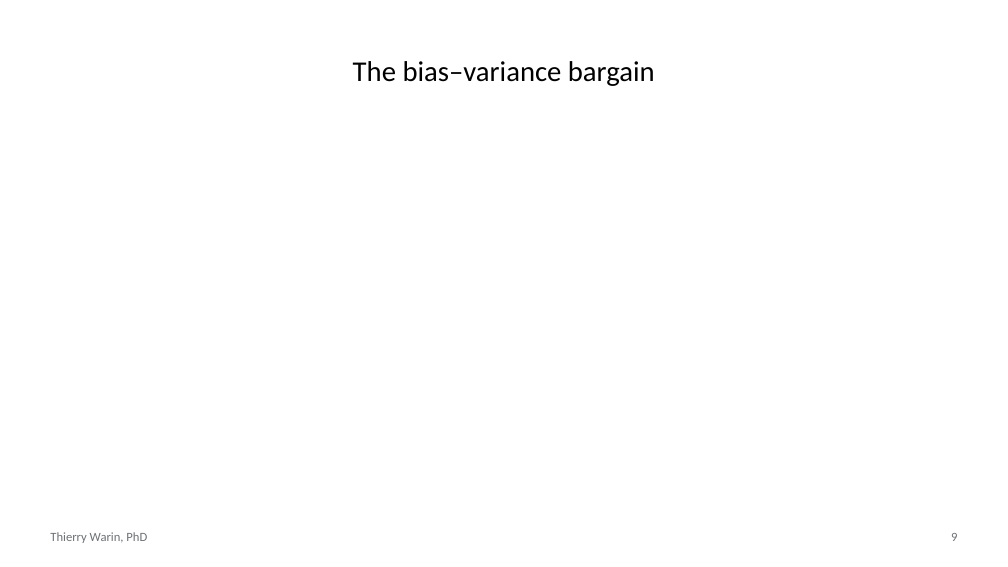
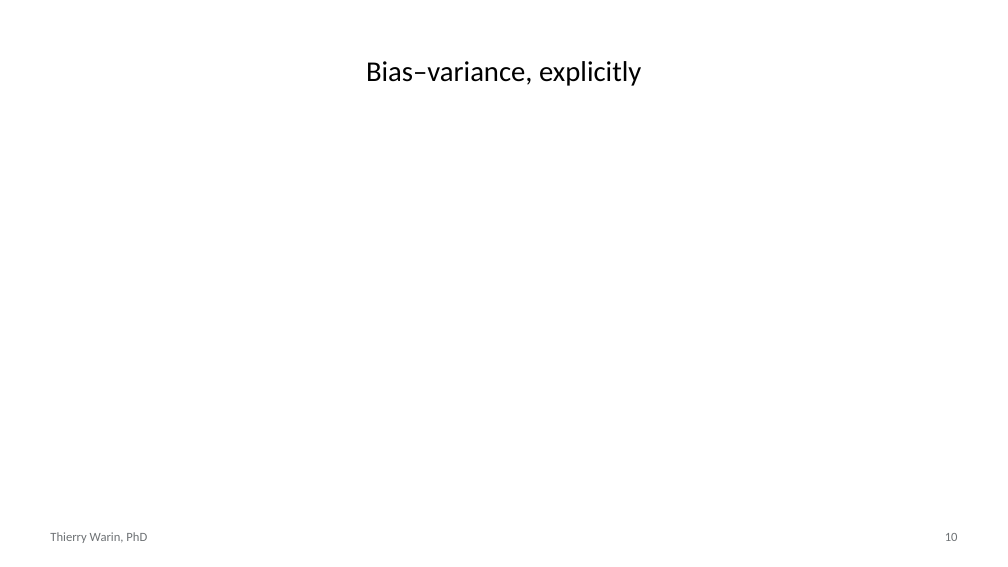
Before and after one commit to warint/quantitative-methods, a slide deck: slide 10 of 05-ridge-lasso-elastic-net/slides.pptx (slide 9 before the commit). Drawn at 1008x567 pixels with LibreOffice and Linux fonts; fonts in the diff are those of the drawing. Boxes give left, top, right and bottom in pixels: in the first picture for what was removed or moved away, otherwise in the second. Text is boxed around its words. In the diff, an @@ line names an element or a change of style, - is before the commit and + after.

```diff
--- a/05-ridge-lasso-elastic-net/slides.pptx
+++ b/05-ridge-lasso-elastic-net/slides.pptx
@@ title at (366,61,641,86): text changed @@
-The bias–variance bargain
+Bias–variance, explicitly
@@ page number at (945,533,958,541): text changed @@
-9
+10
```
Also in this commit, not shown: 8 other slides changed, 20 slides added, 27 slides removed, 3 other files.
